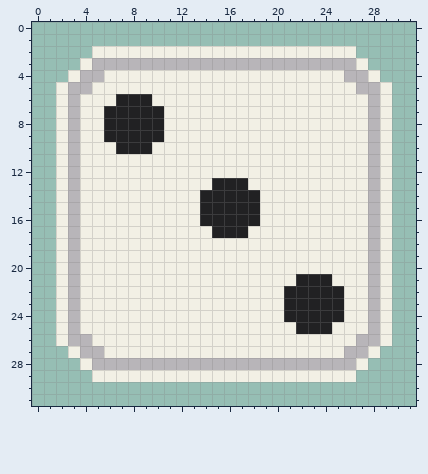
One commit to this pixel-art file: Assets/Smooz/Arts/Dice/Dice_3.aseprite. Above is the file before it was changed.
32x32 pixels, 1 frame.
The result:
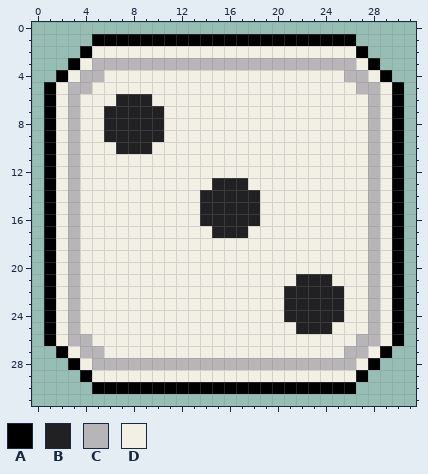
Palette (. is transparent): A #000000  B #212123  C #b8b5b9  D #f2f0e5
Difference:
Layer "Three":
Colour A is added in row 1 at x 5 to 26; in row 2 at x 4 and 27; in row 3 at x 3 and 28; in row 4 at x 2 and 29; in rows 5 to 26 at x 1 and 30; in row 27 at x 2 and 29.
Colour A is added in row 28 at x 3 and 28; in row 29 at x 4 and 27; in row 30 at x 5 to 26.
Where, in picture pixels (left, top, right, bottom), the same in both pictures:
added: (44, 34, 404, 394)
